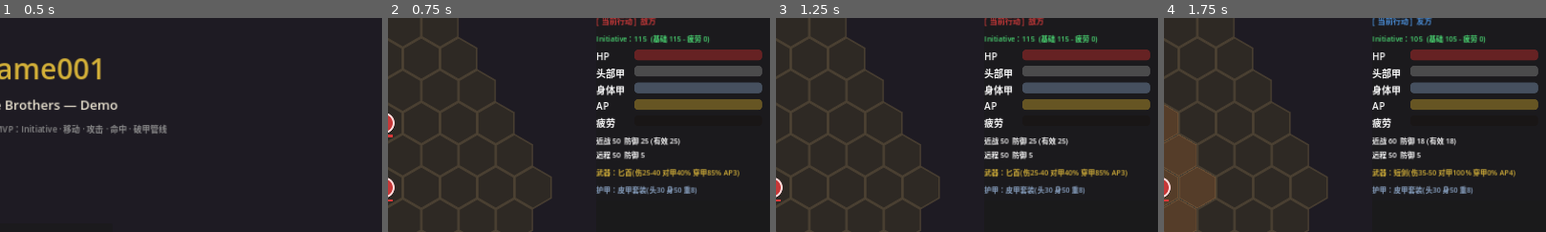
Above: before the commit, frames 1-4 (left to right).
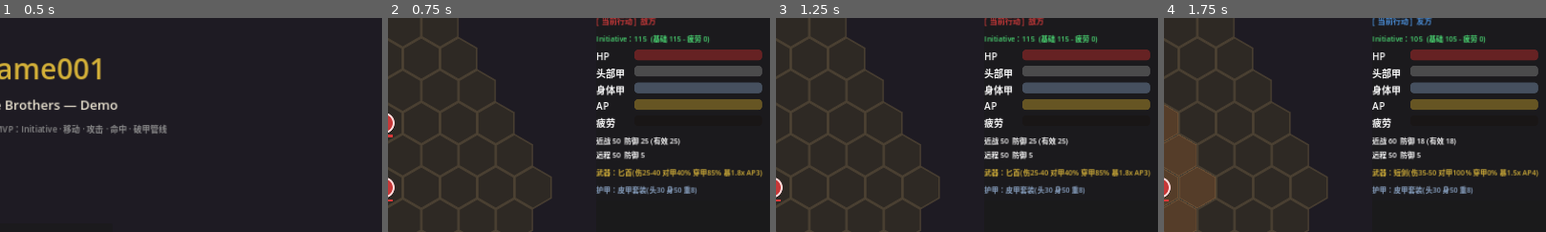
Above: after the commit, the same moments.

Repository: chenjy1988/Game001
Game: Godot game, scene res://scenes/Main.tscn
Two runs of this game, one before a commit and one after it. Both use one fixed random seed, a clock stepped at 60 frames per second and the inputs below.
Inputs (mouse positions are % of the whole screen's width and height, from its top left):
- Up to frame 1 (0.5 s): no input
- Up to frame 2 (0.75 s): click "开始战斗" at 0.5 s
- Up to frame 3 (1.25 s): no input
- Up to frame 4 (1.75 s): tap Enter at 1.25, 1.35 s; move the mouse to (72, 45) at 1.27 s; click (72, 45) at 1.42 s; tap Space at 1.52 s
The pictures show only the part of the screen within x 45-95%, y 13-63%; the shares and areas given below are measured in that part.

Frame 1 is identical in both runs. In frame 2, 0.2% of the frame differs, in the area x 88-98%, y 70-75%; in frame 3, 0.2%; in frame 4, 0.2%.

Commit message:
feat(phase2): critical hits via the same d100 roll
Critical hits piggyback on the existing hit roll instead of needing
a separate randf() call:
- if roll < 0.05 (i.e. natural 0..4 on a virtual d100), the hit is a
  critical, multiplying final hp_damage by weapon.crit_mult
- elegant property: crit chance is naturally bounded by hit chance
  (you cannot crit on a miss), and at high hit chance it converges
  to a flat 5% per attack

Per-weapon crit_mult tuning:
  short_sword 1.5  (baseline)
  war_hammer  1.3  (blunt blow, hard to crit)
  dagger      1.8  (puncture, lethal precision)
  spear       1.5
  battle_axe  1.6  (cleaving cut)

Combat log adds bold gold 【重击！】 prefix on the first line when
critical=true. SidePanel weapon info now shows 暴1.5x.

design.md: random-system section gains an "暴击" bullet, and the
former Phase 2 #1 todo (crit) is removed.

Diff:
--- a/data/weapons.json
+++ b/data/weapons.json
@@ -11,6 +11,7 @@
       "fatigue_cost": 6,
       "range": 1,
       "head_damage_mult": 1.5,
+      "crit_mult": 1.5,
       "weapon_type": "melee",
       "_comment": "平衡型：泛用、容易上手"
     },
@@ -25,6 +26,7 @@
       "fatigue_cost": 12,
       "range": 1,
       "head_damage_mult": 1.5,
+      "crit_mult": 1.3,
       "weapon_type": "melee",
       "_comment": "破甲利器：对甲效率 175%，专门撕碎重甲"
     },
@@ -39,6 +41,7 @@
       "fatigue_cost": 4,
       "range": 1,
       "head_damage_mult": 1.5,
+      "crit_mult": 1.8,
       "weapon_type": "melee",
       "_comment": "穿刺(Puncture)：极高穿甲，用于剥甲战术（保留缴获盔甲）"
     },
@@ -53,6 +56,7 @@
       "fatigue_cost": 5,
       "range": 1,
       "head_damage_mult": 1.5,
+      "crit_mult": 1.5,
       "weapon_type": "melee",
       "_comment": "穿甲均衡：50% 穿甲，二线攻击"
     },
@@ -67,6 +71,7 @@
       "fatigue_cost": 10,
       "range": 1,
       "head_damage_mult": 1.5,
+      "crit_mult": 1.6,
       "weapon_type": "melee",
       "_comment": "高伤害破甲：对甲 125%，伤害极高但耗疲劳"
     }
--- a/scripts/core/DamageSystem.gd
+++ b/scripts/core/DamageSystem.gd
@@ -16,6 +16,7 @@
 const HEAD_HIT_CHANCE: float = 0.25  ## 头部命中概率（战兄弟约 25%）
 const HIT_CHANCE_MIN: float = 0.05
 const HIT_CHANCE_MAX: float = 0.95
+const CRIT_THRESHOLD: float = 0.05    ## roll < 0.05 视为暴击（必须先命中）
 
 
 ## 计算命中率（0-1）
@@ -40,6 +41,7 @@
 		"hit_chance": hit_chance,
 		"roll": roll,
 		"hit": did_hit,
+		"critical": false,
 		"hit_location": "body",
 		"base_damage": 0,
 		"armor_damage": 0,
@@ -49,6 +51,10 @@
 	}
 	if not did_hit:
 		return result
+
+	# 暴击：命中后 roll 是否 < CRIT_THRESHOLD（5%）
+	var is_crit: bool = roll < CRIT_THRESHOLD
+	result["critical"] = is_crit
 
 	# 命中部位
 	var loc: String = "head" if randf() < HEAD_HIT_CHANCE else "body"
@@ -85,6 +91,9 @@
 	# 头部 ×1.5
 	if loc == "head":
 		hp_damage_f *= weapon.head_damage_mult
+	# 暴击 ×crit_mult
+	if is_crit:
+		hp_damage_f *= weapon.crit_mult
 
 	var hp_dmg: int = max(1, int(round(hp_damage_f))) if did_hit else 0
 	# 但如果完全没破甲且穿甲率 0（典型钝器砸全甲），HP 伤害可能很低，这是设计预期
@@ -133,10 +142,12 @@
 	var armor_dmg: int = result.get("armor_damage", 0)
 	var hp_dmg: int = result.get("hp_damage", 0)
 	var lethal: bool = result.get("lethal", false)
+	var is_crit: bool = result.get("critical", false)
+	var crit_tag: String = "[color=#FFD86B][b]【重击！】[/b][/color] " if is_crit else ""
 
 	# 行1：命中
-	var line1: String = "%s[color=#D4AF37]%s 使用%s击中了 %s 的%s[/color]（几率:%d，掷出:%d）" % [
-		prefix, attacker, weapon_name, target, loc_cn, chance_pct, roll_pct
+	var line1: String = "%s%s[color=#D4AF37]%s 使用%s击中了 %s 的%s[/color]（几率:%d，掷出:%d）" % [
+		prefix, crit_tag, attacker, weapon_name, target, loc_cn, chance_pct, roll_pct
 	]
 
 	# 行2：护甲与生命结果
--- a/scripts/core/WeaponData.gd
+++ b/scripts/core/WeaponData.gd
@@ -36,6 +36,10 @@
 ## 头部命中伤害倍率（战兄弟规则：头部伤害 +50%）
 @export var head_damage_mult: float = 1.5
 
+## 暴击伤害倍率（最终 HP 伤害再 ×此值）
+## 暴击触发条件：命中 roll 落在 [0, 5) 区间（= 5 个整数点）
+@export var crit_mult: float = 1.5
+
 ## 武器类型：melee / ranged
 @export var weapon_type: String = "melee"
 
@@ -45,7 +49,7 @@
 
 
 func to_string_brief() -> String:
-	return "%s(伤%d-%d 对甲%.0f%% 穿甲%.0f%% AP%d)" % [
+	return "%s(伤%d-%d 对甲%.0f%% 穿甲%.0f%% 暴%.1fx AP%d)" % [
 		display_name, damage_min, damage_max,
-		armor_effectiveness * 100, armor_penetration * 100, ap_cost
+		armor_effectiveness * 100, armor_penetration * 100, crit_mult, ap_cost
 	]
--- a/scripts/data/WeaponArmorDB.gd
+++ b/scripts/data/WeaponArmorDB.gd
@@ -40,6 +40,7 @@
 		w.fatigue_cost = int(entry.get("fatigue_cost", 6))
 		w.attack_range = int(entry.get("range", 1))
 		w.head_damage_mult = float(entry.get("head_damage_mult", 1.5))
+		w.crit_mult = float(entry.get("crit_mult", 1.5))
 		w.weapon_type = entry.get("weapon_type", "melee")
 		_weapons[w.id] = w
 
Not shown, changed: design.md
